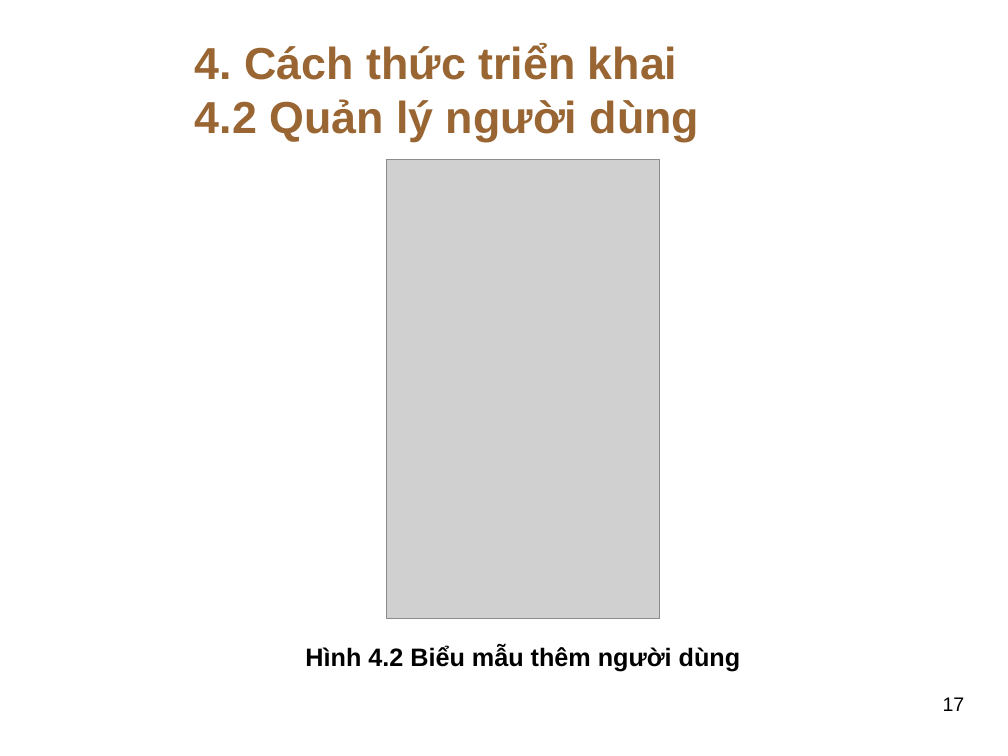
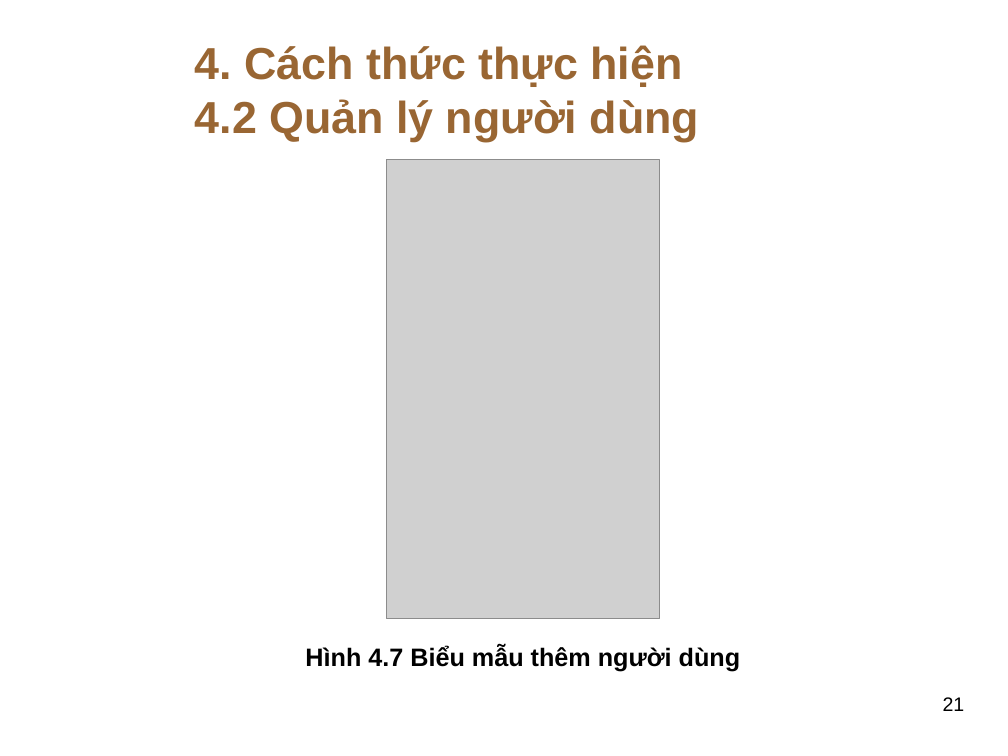
Before and after one commit to thuhuynh4393/testfrontend, a slide deck: slide 21 of Thu HUynh - SLide bao cao.ppt (slide 17 before the commit). Drawn at 1008x756 pixels with LibreOffice and Linux fonts; fonts in the diff are those of the drawing; grey boxes stand for pictures; background and template pictures are left out. Boxes give left, top, right and bottom in pixels: in the first picture for what was removed or moved away, otherwise in the second. Text is boxed around its words. In the diff, an @@ line names an element or a change of style, - is before the commit and + after.

```diff
--- a/Thu HUynh - SLide bao cao.ppt
+++ b/Thu HUynh - SLide bao cao.ppt
@@ text at box(195, 45, 682, 87): text changed @@
-4. Cách thức triển khai
+4. Cách thức thực hiện
@@ text at box(305, 645, 740, 671): text changed @@
-Hình 4.2 Biểu mẫu thêm người dùng
+Hình 4.7 Biểu mẫu thêm người dùng
@@ page number at box(943, 697, 965, 711): text changed @@
-17
+21
```
Also in this commit, not shown: 11 other slides changed, 7 slides added, 3 slides removed.
